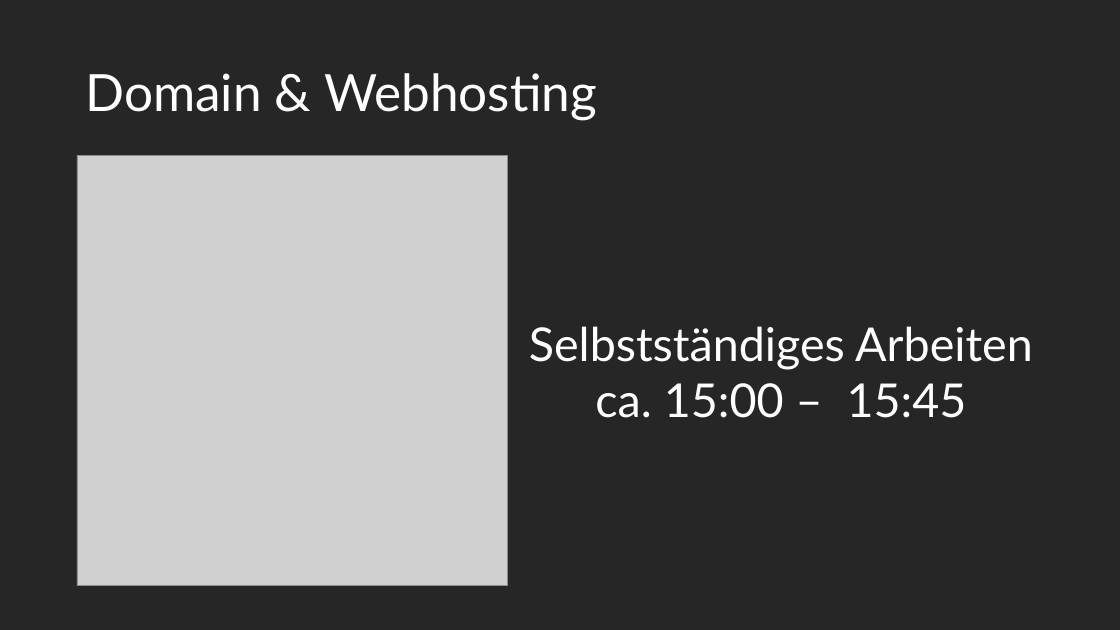
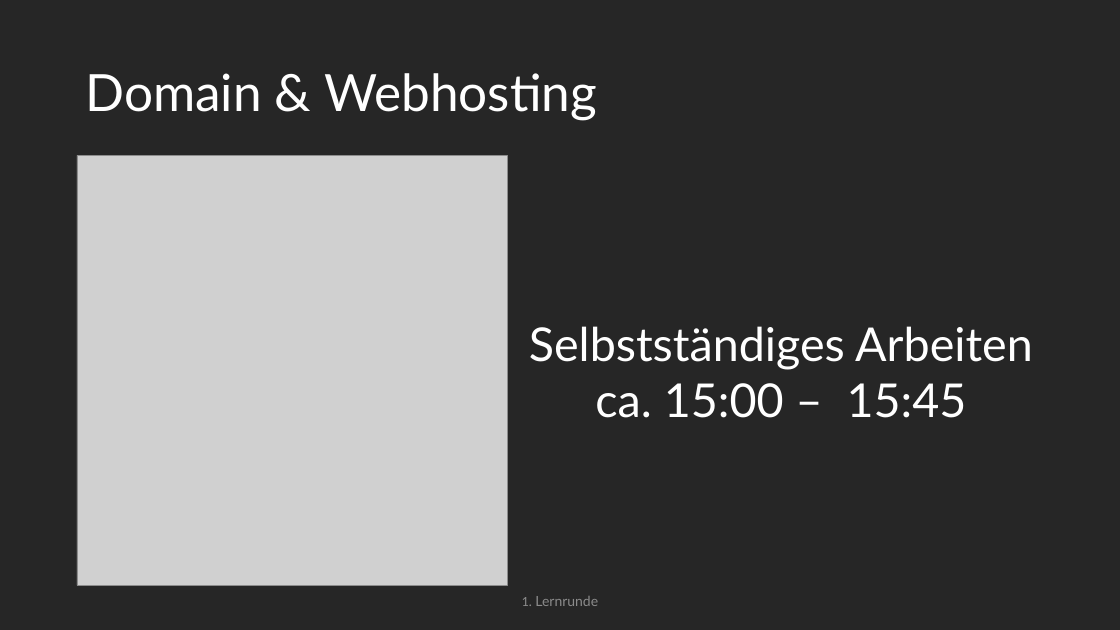
Before and after one commit to maximotus/skill-saturday-wordpress-portfolio-website, a slide deck: slide 9 of wordpress-portfolio-website-presentation.pptx (slide 8 before the commit). Drawn at 1120x630 pixels with LibreOffice and Linux fonts; fonts in the diff are those of the drawing; grey boxes stand for pictures. Boxes give left, top, right and bottom in pixels: in the first picture for what was removed or moved away, otherwise in the second. Text is boxed around its words. In the diff, an @@ line names an element or a change of style, - is before the commit and + after.

```diff
--- a/wordpress-portfolio-website-presentation.pptx
+++ b/wordpress-portfolio-website-presentation.pptx
@@ text added at (522,596,598,606), 12 pt, text #8C8C8C @@
+1. Lernrunde
```
Also in this commit, not shown: 10 other slides changed, 5 slides added, 16 other files.
